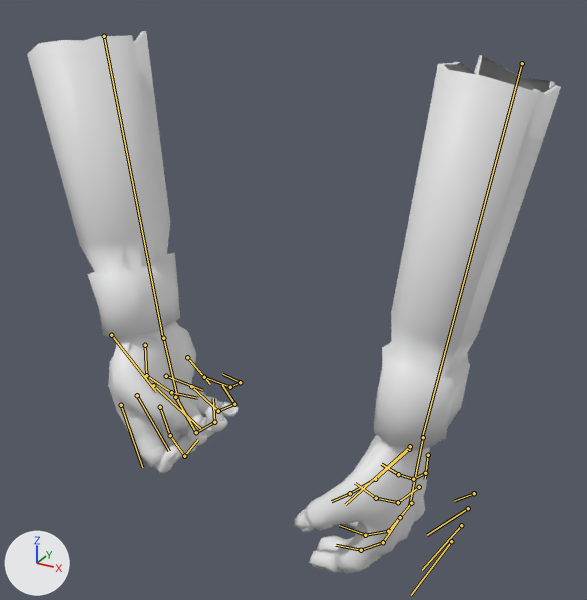
The FBX model Editor/Editor/EditorContent/Models/Arm_Animation.fbx as it was, and as the next commit left it.
Rendered twice from a camera (50 mm lens) standing at (0.0198, -0.0352, 0.0003) and looking at (0.0013, -0.0017, -0.0165). The axes (+X, +Y, +Z) are drawn at lower left. The lights are the same throughout. Both versions are drawn at frame 0 of the action 'Machete_Wait'; the numbers are the values there. The bones that bend it are drawn over the model as lines.

Names of what the first picture shows: 'Arm_001'.
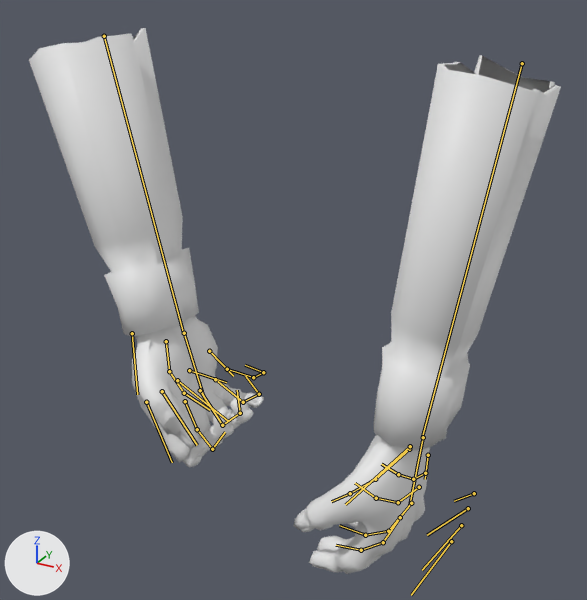
What differs and where, as boxes (x1, y1, x2, y2) in the pictures (587 x 600 px):
'Arm_001', posed: before (27, 31, 561, 574); after (29, 28, 561, 574)
bone 'forearm_R', root to tip: before (104, 36) to (163, 338); after (104, 36) to (183, 333)
bone 'thumb2_R', root to tip: before (146, 375) to (171, 392); after (169, 371) to (184, 393)

Patch to the scene script:
```diff
--- a/Editor/Editor/EditorContent/Models/Arm_Animation.fbx.py
+++ b/Editor/Editor/EditorContent/Models/Arm_Animation.fbx.py
@@ bone_forearm_r @@
 bone_forearm_r = bpy.data.objects['Armature'].pose.bones['forearm_R']  # child of 'ArmRoot'
-bone_forearm_r.rotation_quaternion = (0.993, 0.047, -0.028, 0.105)  # degrees (5, -4, 12)
+bone_forearm_r.rotation_quaternion = (0.991, 0.023, -0.023, 0.133)  # degrees (2, -3, 15)
@@ bone_thumb2_r @@
 bone_thumb2_r = bpy.data.objects['Armature'].pose.bones['thumb2_R']  # child of 'thumb1_R'
-bone_thumb2_r.rotation_quaternion = (0.936, 0.0, 0.0, 0.353)  # degrees (0, 0, 41)
+bone_thumb2_r.rotation_quaternion = (1.0, 0.0, 0.0, 0.0)  # degrees (0, 0, 0)
```
